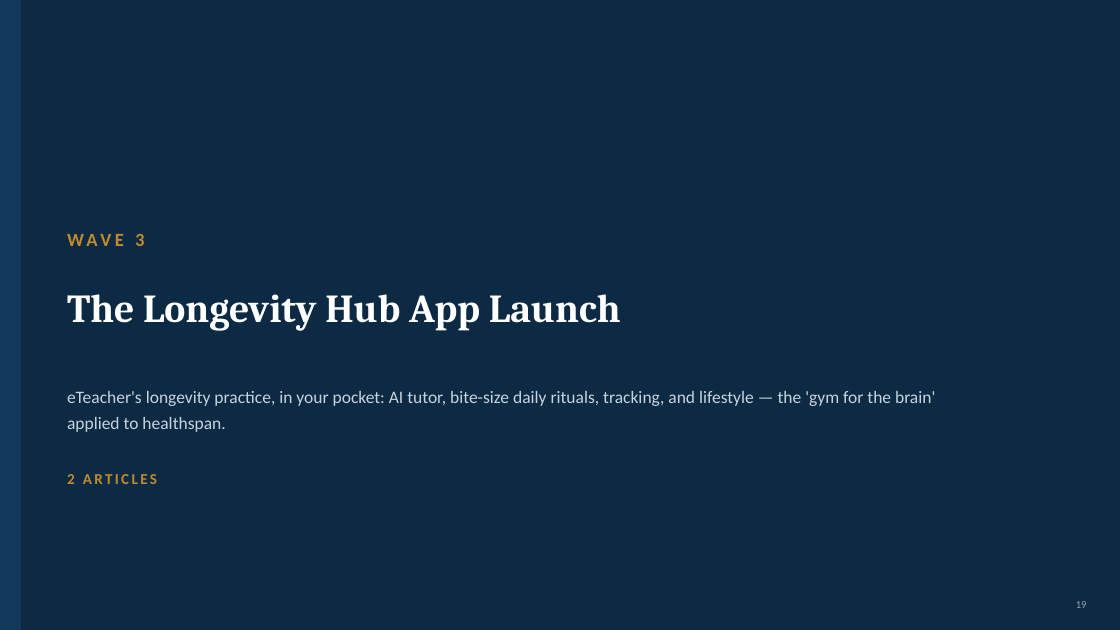
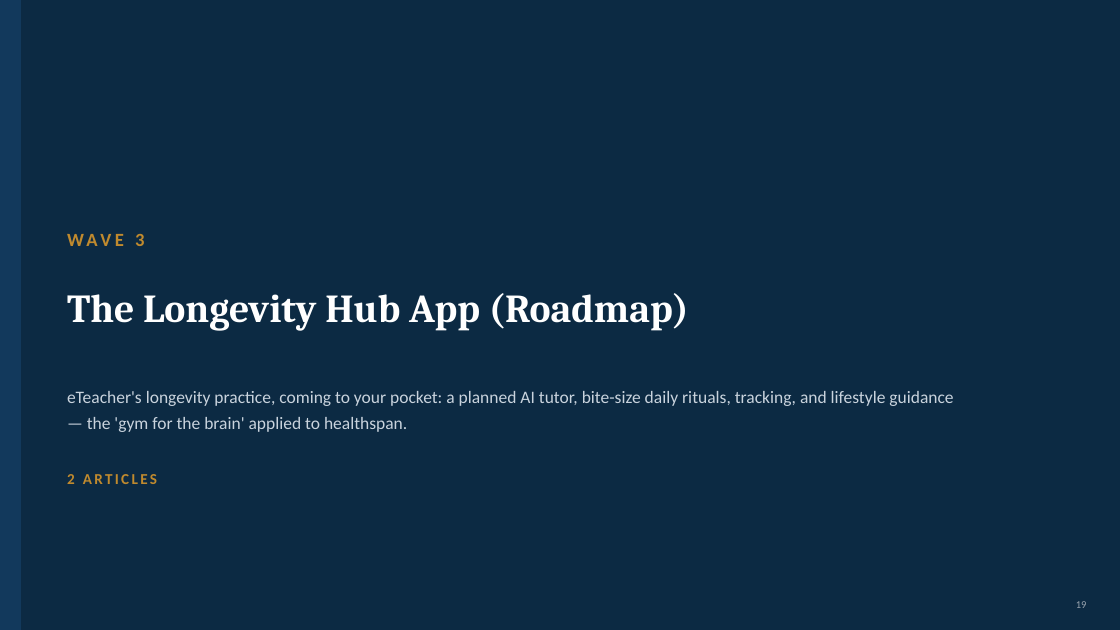
Before and after one commit to gitteromri-ux/eteacher-longevity-pr-campaign, a slide deck: slide 19 of eTeacher_Longevity_PR_Campaign.pptx. Drawn at 1120x630 pixels with LibreOffice and Linux fonts; fonts in the diff are those of the drawing. Boxes give left, top, right and bottom in pixels: in the first picture for what was removed or moved away, otherwise in the second. Text is boxed around its words. In the diff, an @@ line names an element or a change of style, - is before the commit and + after.

Commit message:
Polish: center short quote cards, refine next-steps wording

```diff
--- a/eTeacher_Longevity_PR_Campaign.pptx
+++ b/eTeacher_Longevity_PR_Campaign.pptx
@@ text at (67, 293, 689, 331): text changed @@
-The Longevity Hub App Launch
+The Longevity Hub App (Roadmap)
@@ text at (67, 391, 953, 432): text changed @@
-eTeacher's longevity practice, in your pocket: AI tutor, bite-size daily rituals, tracking, and lifestyle — the 'gym for the brain' applied to healthspan.
+eTeacher's longevity practice, coming to your pocket: a planned AI tutor, bite-size daily rituals, tracking, and lifestyle guidance — the 'gym for the brain' applied to healthspan.
```
Also in this commit, not shown: 18 other slides changed, 3 slides added, 3 slides removed.
